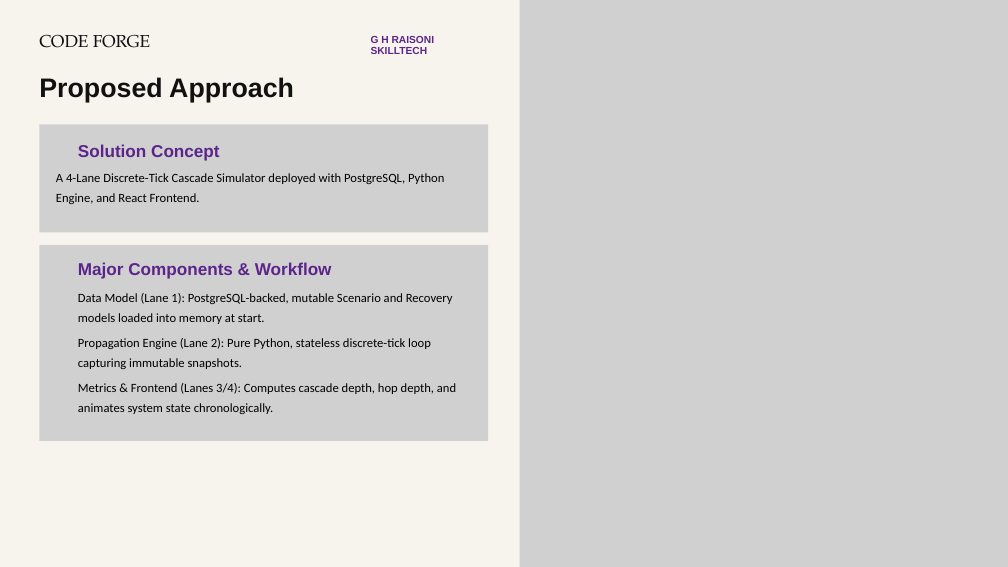
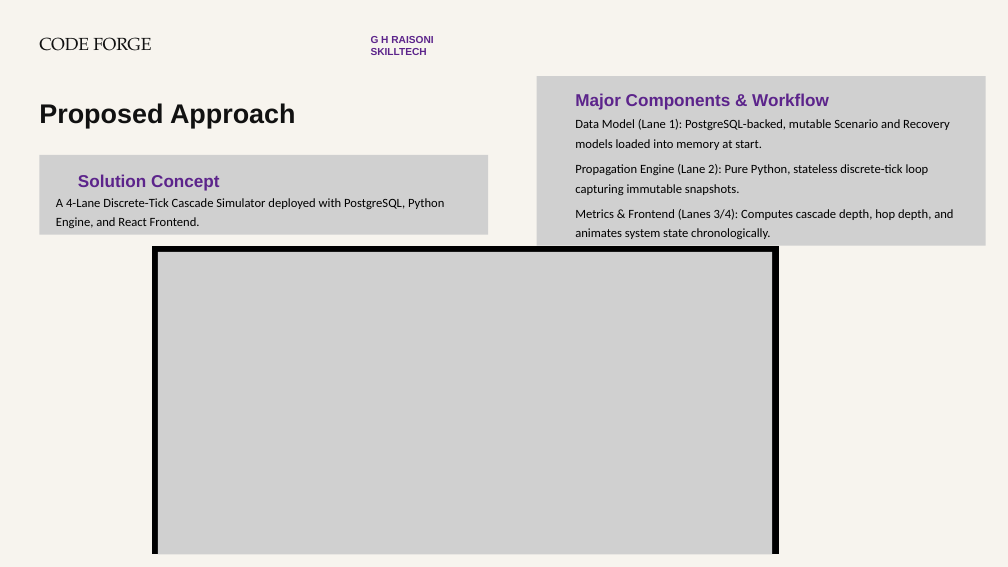
Before and after one commit to tushartiple24/CF26-S03-Smasherz, a slide deck: slide 5 of Smasherz_CF26_S03_Presentation.pptx. Drawn at 1008x567 pixels with LibreOffice and Linux fonts; fonts in the diff are those of the drawing; grey boxes stand for pictures; background and template pictures are left out. Boxes give left, top, right and bottom in pixels: in the first picture for what was removed or moved away, otherwise in the second. Text is boxed around its words. In the diff, an @@ line names an element or a change of style, - is before the commit and + after.

```diff
--- a/Smasherz_CF26_S03_Presentation.pptx
+++ b/Smasherz_CF26_S03_Presentation.pptx
@@ picture removed at <box>520,0,1008,567</box> @@
@@ text "CODE FORGE" at <box>39,37,151,51</box>: size 24.8 to 25 pt @@
@@ text "G H RAISONI SKILLTECH" at <box>371,36,433,55</box>: size 14.6 to 14.5 pt @@
@@ picture: place and size @@
-picture at <box>39,245,488,441</box>
+picture at <box>537,76,986,245</box>
@@ text "Proposed Approach": place and size @@
-text "Proposed Approach" at <box>39,77,294,102</box>
+text "Proposed Approach" at <box>39,103,296,129</box>
@@ text "Proposed Approach" at <box>39,103,296,129</box>: size 38.2 to 38.5 pt @@
@@ text "Major Components & Workflow": place and size @@
-text "Major Components & Workflow" at <box>78,262,332,279</box>
+text "Major Components & Workflow" at <box>575,93,829,110</box>
@@ text "Data Model (Lane 1): PostgreSQL-backed, ...": place and size @@
-text "Data Model (Lane 1): PostgreSQL-backed, ..." at <box>78,293,453,324</box>
+text "Data Model (Lane 1): PostgreSQL-backed, ..." at <box>575,119,950,150</box>
@@ picture: place and size @@
-picture at <box>39,124,488,232</box>
+picture at <box>39,155,488,234</box>
@@ text "Solution Concept": place and size @@
-text "Solution Concept" at <box>78,144,219,161</box>
+text "Solution Concept" at <box>78,174,219,191</box>
@@ text "Propagation Engine (Lane 2): Pure ...": place and size @@
-text "Propagation Engine (Lane 2): Pure ..." at <box>78,338,431,369</box>
+text "Propagation Engine (Lane 2): Pure ..." at <box>575,164,929,195</box>
@@ text "A 4-Lane Discrete-Tick Cascade Simulator ...": place and size @@
-text "A 4-Lane Discrete-Tick Cascade Simulator ..." at <box>56,173,444,204</box>
+text "A 4-Lane Discrete-Tick Cascade Simulator ..." at <box>56,198,444,228</box>
@@ text "Metrics & Frontend (Lanes 3/4): ...": place and size @@
-text "Metrics & Frontend (Lanes 3/4): ..." at <box>78,383,456,414</box>
+text "Metrics & Frontend (Lanes 3/4): ..." at <box>575,209,953,239</box>
@@ freeform shape added at <box>153,245,779,554</box>, fill #000000 @@
@@ picture added at <box>158,252,773,554</box> @@
```
Also in this commit, not shown: 9 other slides changed, 13 other files.
